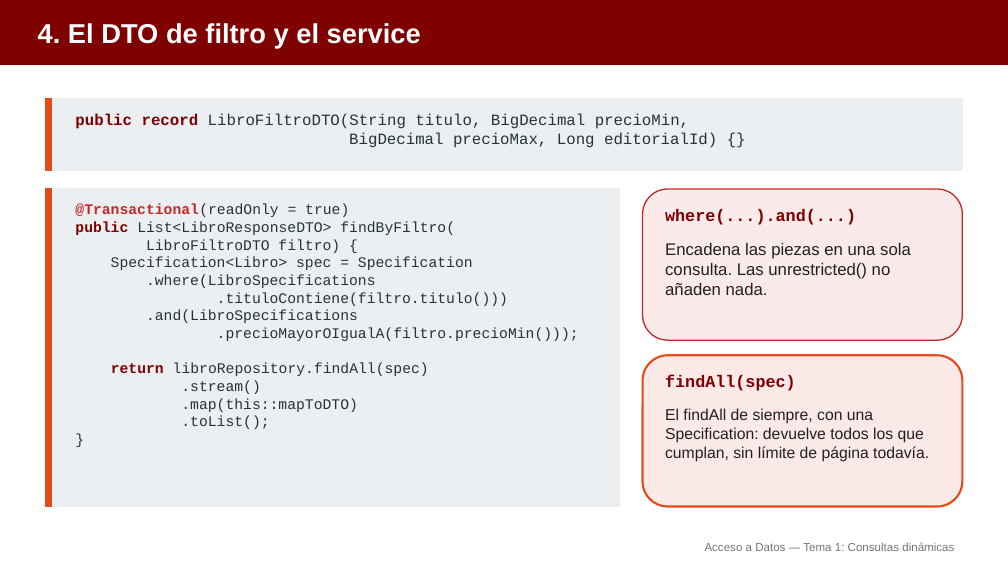
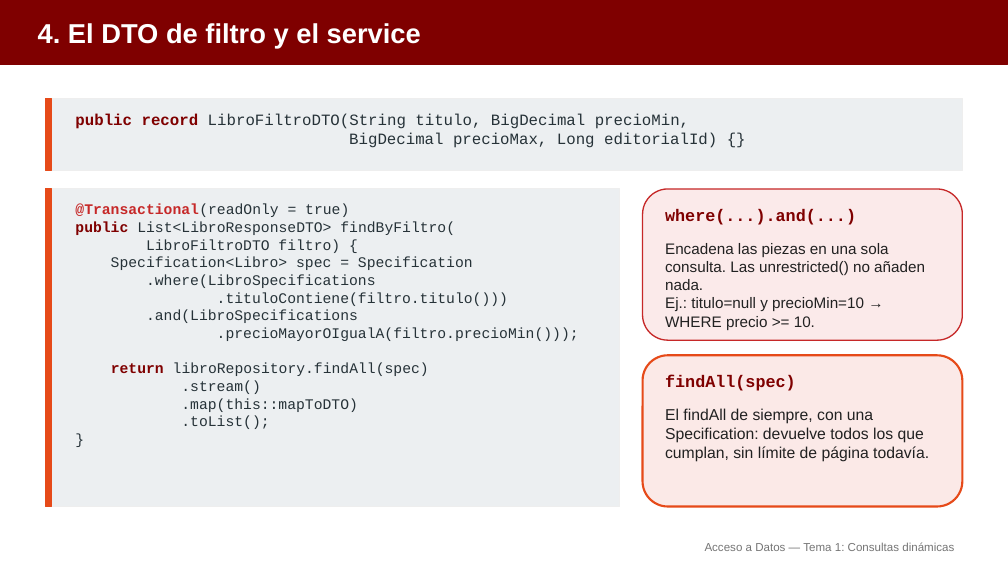
Before and after one commit to aitorventura/acceso-a-datos, a slide deck: slide 8 of docs/tema1/diapositivas/consultas-dinamicas.pptx (slide 7 before the commit). Drawn at 1008x567 pixels with LibreOffice and Linux fonts; fonts in the diff are those of the drawing. Boxes give left, top, right and bottom in pixels: in the first picture for what was removed or moved away, otherwise in the second. Text is boxed around its words. In the diff, an @@ line names an element or a change of style, - is before the commit and + after.

Commit message:
modificación diapositivas tema1-consultasdinamicas

```diff
--- a/docs/tema1/diapositivas/consultas-dinamicas.pptx
+++ b/docs/tema1/diapositivas/consultas-dinamicas.pptx
@@ text at bbox=[665, 243, 925, 290]: size 16 to 14.5 pt in "Encadena las piezas en una sola consulta. ..." @@
@@ text at bbox=[665, 297, 864, 330]: paragraph added @@
+Ej.: titulo=null y precioMin=10 → WHERE precio >= 10.
```
Also in this commit, not shown: 7 other slides changed, 1 slide added.
